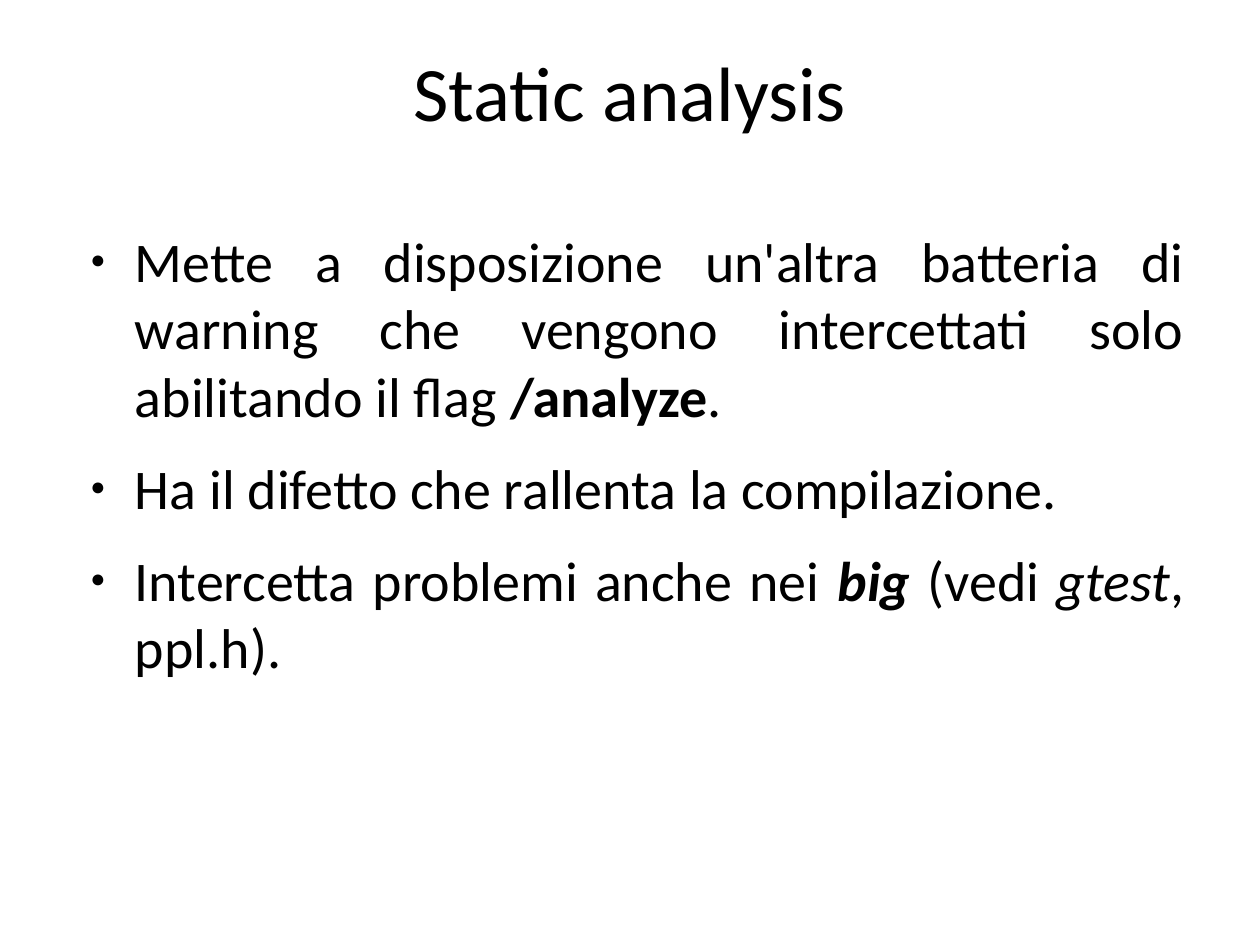
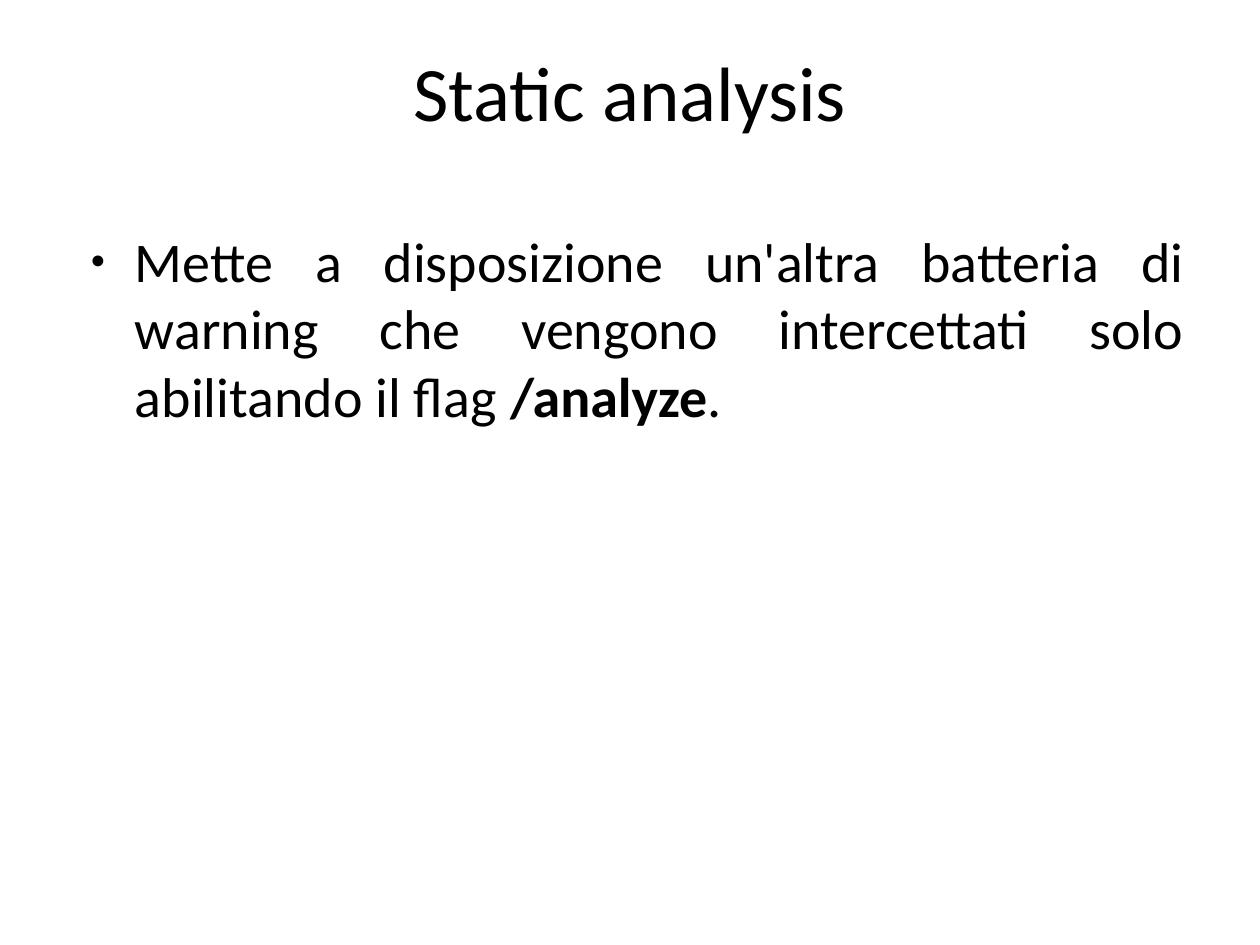
Before and after one commit to guidop/CDays14, a slide deck: slide 11 of CDays14.odp (slide 35 before the commit). Drawn at 1260x945 pixels with LibreOffice and Linux fonts; fonts in the diff are those of the drawing. Boxes give left, top, right and bottom in pixels: in the first picture for what was removed or moved away, otherwise in the second. Text is boxed around its words. In the diff, an @@ line names an element or a change of style, - is before the commit and + after.

```diff
--- a/CDays14.odp
+++ b/CDays14.odp
@@ text at (135, 470, 1185, 677): paragraphs removed @@
-● Ha il difetto che rallenta la compilazione.
-● Intercetta problemi anche nei big (vedi gtest, ppl.h).
```
Also in this commit, not shown: 1 other slide changed, 1 slide added, 9 other files.
